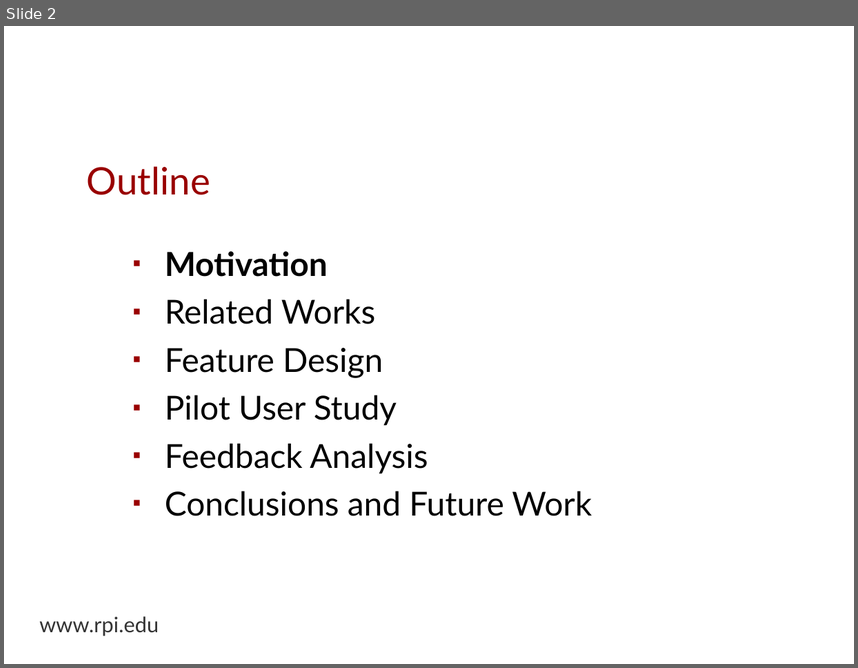
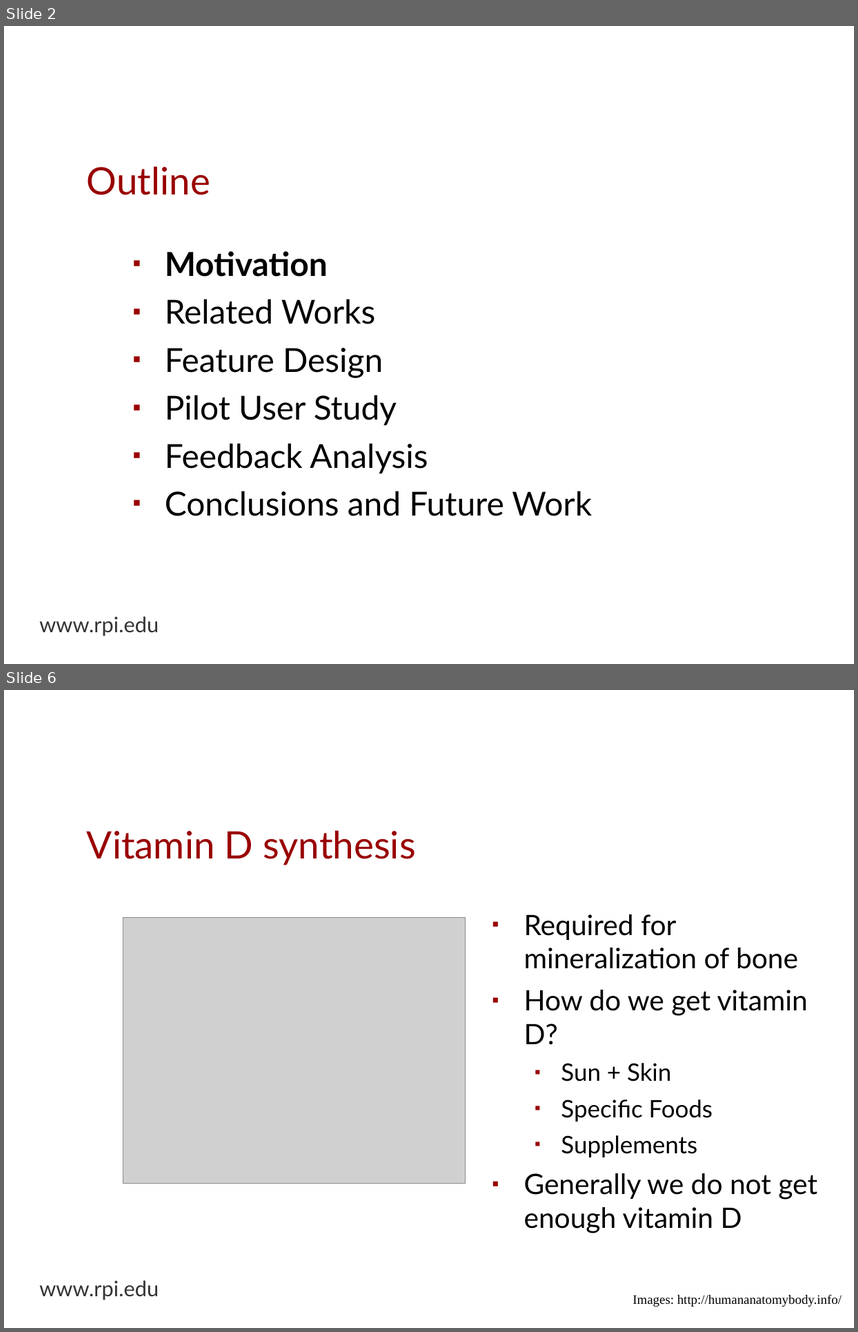
Before and after one commit to espinm2/master_presentation, a slide deck: max_espinoza.odp. Shown one above the other, each under a label of ours: slide 2 before the commit, slides 2 and 6 after it; the slides between them are not shown. The pictures are 858x668 and 858x1332 pixels, drawn with LibreOffice and Linux fonts; fonts in the diff are those of the drawing; grey boxes stand for pictures; background and template pictures are left out. Boxes give left, top, right and bottom in pixels: in the first picture for what was removed or moved away, otherwise in the second. Text is boxed around its words. In the diff, an @@ line names an element or a change of style, - is before the commit and + after.

```diff
--- a/max_espinoza.odp
+++ b/max_espinoza.odp
@@ slide 6 added at (4,690,854,1328), background picture (left out); not listed: 1 template element that a slide beside it also shows @@
@@ title added at (87,830,415,865), 32 pt, text #990000 @@
+Vitamin D synthesis
@@ picture added at (123,917,466,1183) @@
@@ text added at (524,914,818,1233), 23.8 pt, text #000000 @@
+▪ Required for mineralization of bone
+▪ How do we get vitamin D?
+  ▪ Sun + Skin
+  ▪ Specific Foods
+  ▪ Supplements
+▪ Generally we do not get enough vitamin D
@@ text added at (633,1294,842,1306), 11 pt, text #000000 @@
+Images: http://humananatomybody.info/
```
Also in this commit, not shown: 2 slides changed, 4 other slides added, 3 slides removed, 1 other file.
